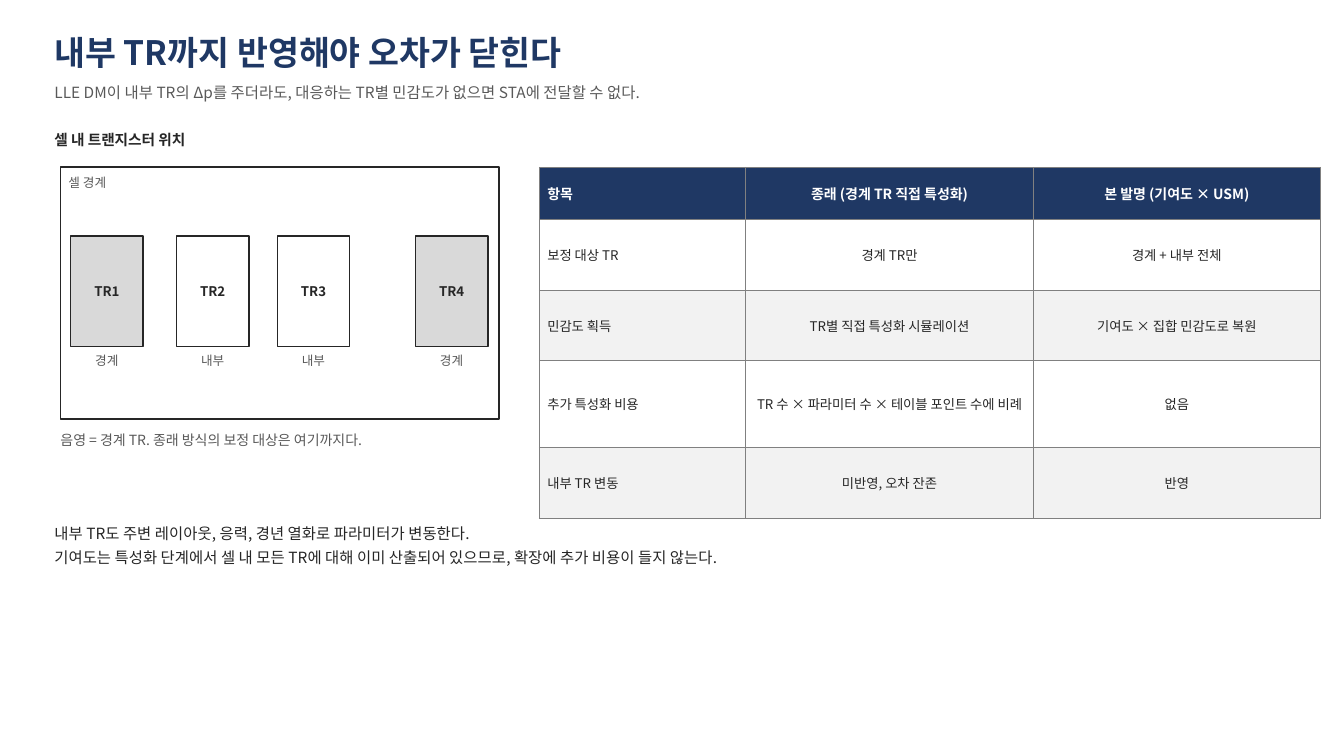
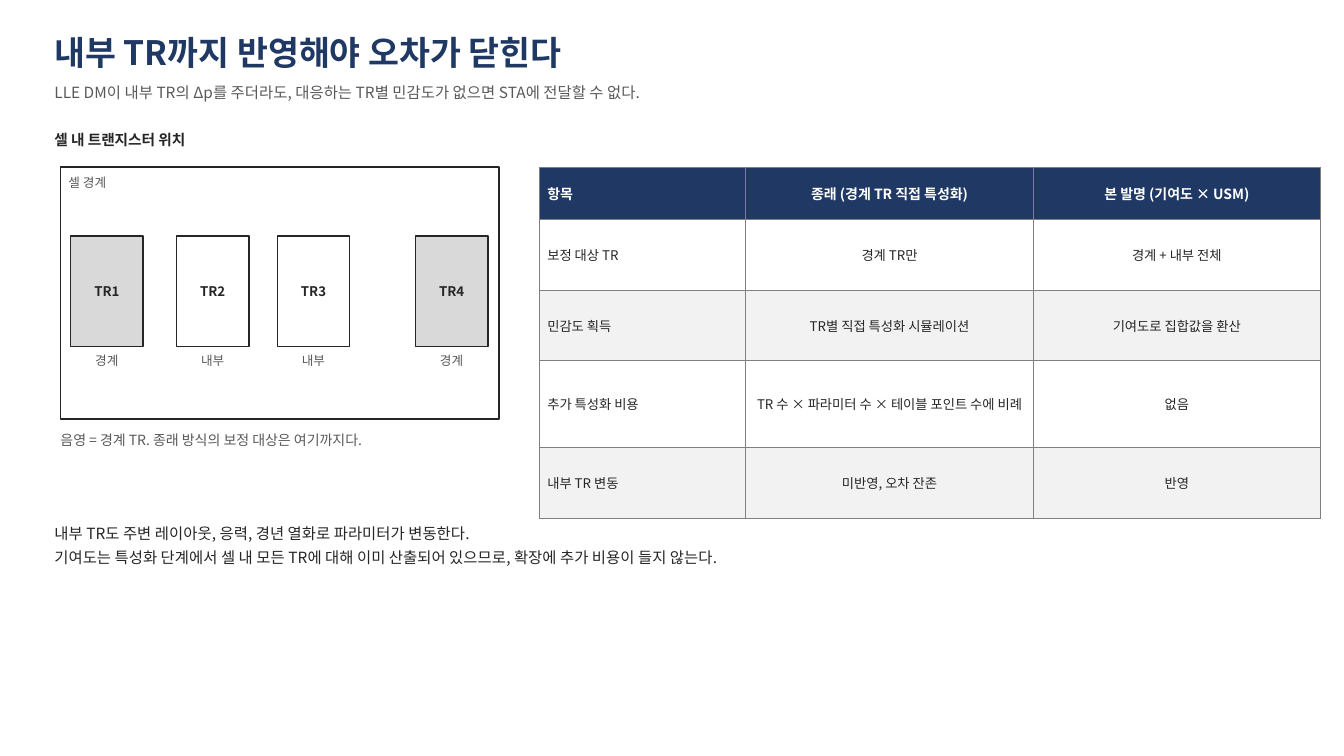
Before and after one commit to Yoobeom/Yoobeom, a slide deck: slide 4 of lvf_global_var/doc/slides/invention_4steps.pptx. Drawn at 1344x756 pixels with LibreOffice and Linux fonts; fonts in the diff are those of the drawing. Boxes give left, top, right and bottom in pixels: in the first picture for what was removed or moved away, otherwise in the second. Text is boxed around its words. In the diff, an @@ line names an element or a change of style, - is before the commit and + after.

```diff
--- a/lvf_global_var/doc/slides/invention_4steps.pptx
+++ b/lvf_global_var/doc/slides/invention_4steps.pptx
@@ table at box(539, 167, 1321, 518) @@
-row 3, column 3: 기여도 × 집합 민감도로 복원
+row 3, column 3: 기여도로 집합값을 환산
```
Also in this commit, not shown: 4 other slides changed, 1 other file.
